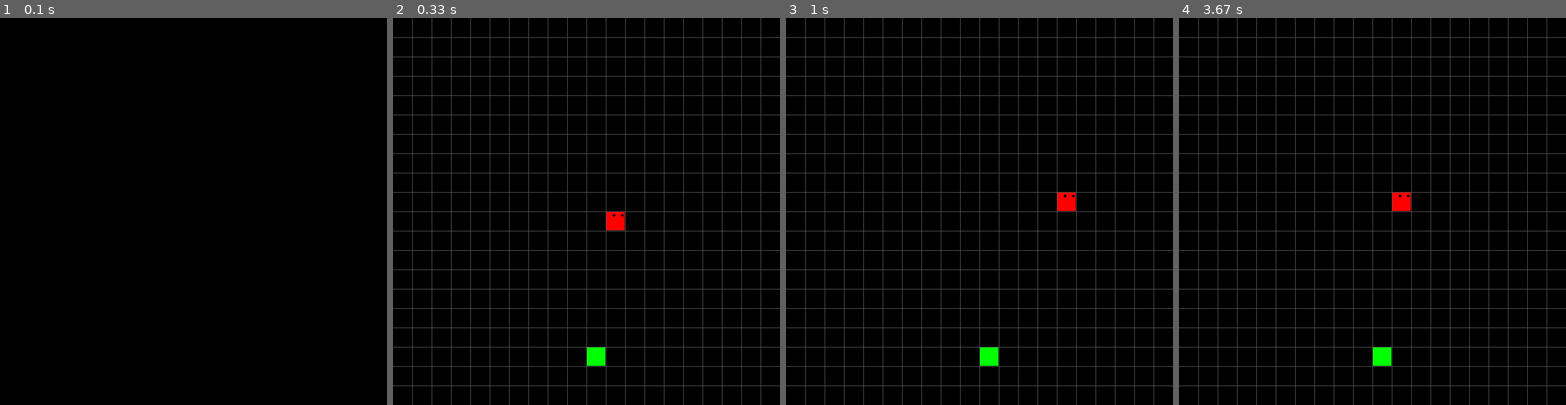
Above: before the commit, frames 1-4 (left to right).
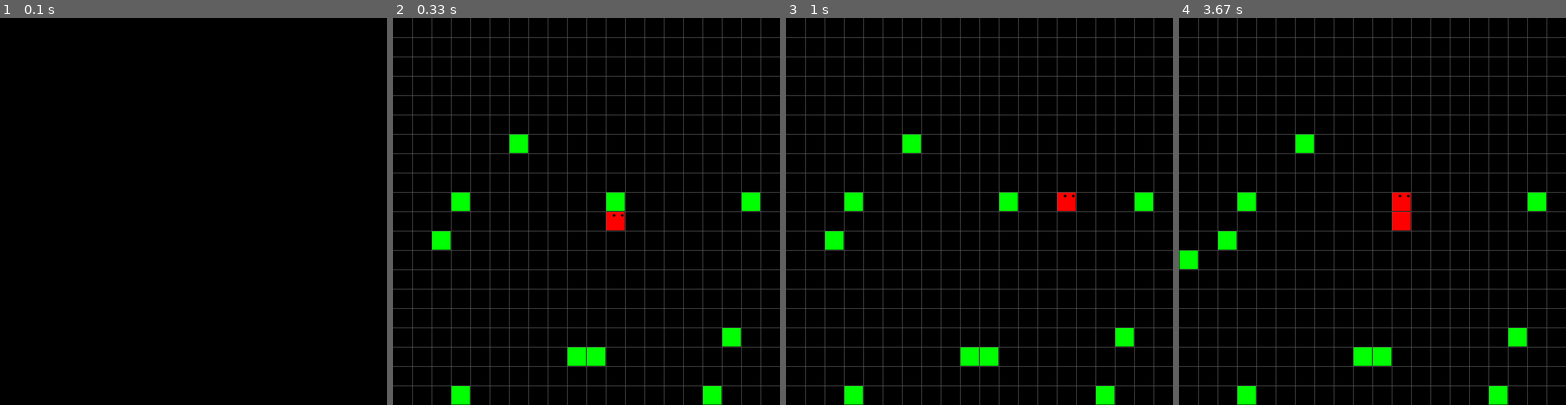
Above: after the commit, the same moments.

Repository: AjaySand/snake_pygame
Game: pygame game, started from snake.py
Same seed, same stepped clock (60 frames per second), same inputs: the game is played once before the commit and once after it.
Inputs:
- Up to frame 1 (0.1 s): no input
- Up to frame 2 (0.33 s): no input
- Up to frame 3 (1 s): hold Right 0.33-0.8 s; hold Up from 0.83 s (still down)
- Up to frame 4 (3.67 s): release Up at 1.3 s; hold Right 1.33-1.8 s; hold Left 1.83-2.37 s; hold Down 2.4-2.9 s; hold Left 2.93-3.43 s; hold Up from 3.47 s (still down)

Frame 1 is identical in both runs. In frame 2, 2.0% of the frame differs, in the area x 10-95%, y 30-100%; in frame 3, 2.0%; in frame 4, 2.3%, in the area x 0-95%, y 30-100%.

Commit message:
more then one snack

Diff:
--- a/agent.py
+++ b/agent.py
@@ -9,7 +9,7 @@
 from model import Linear_QNet, QTrainer
 from helper import plot
 
-DIRECTIONS_LIST = {"L": (-1, 0), "R": (1, 0), "D": (0, -1), "U": (0, 1)}
+DIRECTIONS_LIST = {"L": (-1, 0), "R": (1, 0), "U": (0, -1), "D": (0, 1)}
 DIRECTIONS = ["L", "R", "D", "U"]
 ACTIONS = [0, 1, 2]  # 0 = left, 1 = right, 2 = straight
 ACTIONS_LIST = {0: "L", 1: "R", 2: "S"}
@@ -39,7 +39,7 @@
     # and randomly choose a direction that is not the opposite of the snake's current direction
     # return 'R', 'L' OR 'S'
     def random_action(self):
-        return random.choice(ACTIONS)
+        return ACTIONS[random.randint(0, 2)]
 
     def translate_action_to_direction(self, action, game):
         direction = None
@@ -68,9 +68,9 @@
                 direction = "R"
         elif dir_d:
             if action == 0:
+                direction = "R"
+            elif action == 1:
                 direction = "L"
-            elif action == 1:
-                direction = "R"
             elif action == 2:
                 direction = "D"
         elif dir_u:
@@ -94,7 +94,8 @@
                 grid[part.pos[0], part.pos[1]] = -1
 
         # extract food
-        grid[game.snack.pos] = 1
+        for snack in game.snacks:
+            grid[snack.pos] = 1
 
         # grid = grid.flatten()
 
@@ -117,13 +118,13 @@
         self.trainer.train_step(state, action, reward, next_state, done)
 
     def get_action(self, state, game):
-        self.epsilon = 30 - self.n_games
+        self.epsilon = 15 - self.n_games
         next_action = self.random_action()  # return 'R', 'L' OR 'S'
 
         if random.randint(0, 200) > self.epsilon:
             state0 = torch.tensor(state, dtype=torch.float)
             prediction = self.model(state0)  # should return a tensor of size 3
-            # next_action = DIRECTIONS[torch.argmax(prediction).item()]  # will be 'R', 'L' OR 'S'
+            next_action = torch.argmax(prediction).item()
 
         return next_action
 
@@ -174,7 +175,7 @@
                 record = score
                 agent.model.save()
 
-            if agent.n_games % 100 == 0:
+            if agent.n_games % 20 == 0:
                 agent.model.save(file_name='model_' + str(agent.n_games) + '.pth')
 
             # number of games, score, record, reward, old memory size, new memory size
--- a/snake.py
+++ b/snake.py
@@ -152,22 +152,30 @@
         pygame.display.set_caption("Snake Game")
         self.clock = pygame.time.Clock()
         self.clock.tick(120)
+        self.snacks = []
+        self.num_snacks = 10
 
         self.snake = Snake((255, 0, 0), (10, 10))
-        self.snack = Cube(self.random_snack(ROWS, self.snake), color=(0, 255, 0))
-
-    def step(self, action=None):
-        reward = 1
+
+        for i in range(self.num_snacks):
+            self.snacks.append(Cube(self.random_snack(ROWS, self.snake), color=(0, 255, 0)))
+
+    def step(self, action=None, step=0):
+        reward = 0
         is_done = 0
 
         # Update game logic here
         self.snake.move(action)
 
-        if self.snake.body[0].pos == self.snack.pos:
-            self.snake.add_cube()
-            self.snack = Cube(self.random_snack(ROWS, self.snake), color=(0, 255, 0))
-
-            reward += 20
+        # check for collision with snack
+        for snack in self.snacks:
+            if self.snake.body[0].pos == snack.pos:
+                self.snake.add_cube()
+                self.snacks.remove(snack)
+                self.snacks.append(Cube(self.random_snack(ROWS, self.snake), color=(0, 255, 0)))
+
+                reward = 20
+                break
 
         self.snake.wrap(action)
         current_score = len(self.snake.body) * 10
@@ -180,12 +188,13 @@
                 # print("Score: ", len(self.snake.body))
                 self.reset()
 
-                reward += -50
+                reward = -50
                 is_done = 1
 
                 break
 
         # Draw game elements here and Update the display
+        # if step % 100 == 0:
         self.redraw_window(self.screen)
 
         # Return reward, done, score
@@ -220,7 +229,10 @@
     def redraw_window(self, surface):
         surface.fill(BACKGROUND_COLOR)
         self.snake.draw(surface)
-        self.snack.draw(surface)
+
+        for snack in self.snacks:
+            snack.draw(surface)
+
         self.draw_grid(ROWS, SCREEN_WIDTH, surface)
         pygame.display.flip()
 
@@ -233,20 +245,20 @@
 
             if len(list(filter(lambda z: z.pos == (x, y), positions))) > 0:
                 continue
+            elif len(list(filter(lambda z: z.pos == (x, y), self.snacks))) > 0:
+                continue
             else:
                 break
 
         return (x, y)
 
     def reset(self):
-        print('\n')
+        print("\n")
         self.snake.reset((10, 10))
-
-    def give_reward(self):
-        return self.snake.body
-
-    def get_state_and_reward(self):
-        return self.snake.body, self.give_reward()
+        self.snacks = []
+
+        for i in range(self.num_snacks):
+            self.snacks.append(Cube(self.random_snack(ROWS, self.snake), color=(0, 255, 0)))
 
 
 def main():
Not shown, changed: .gitignore
